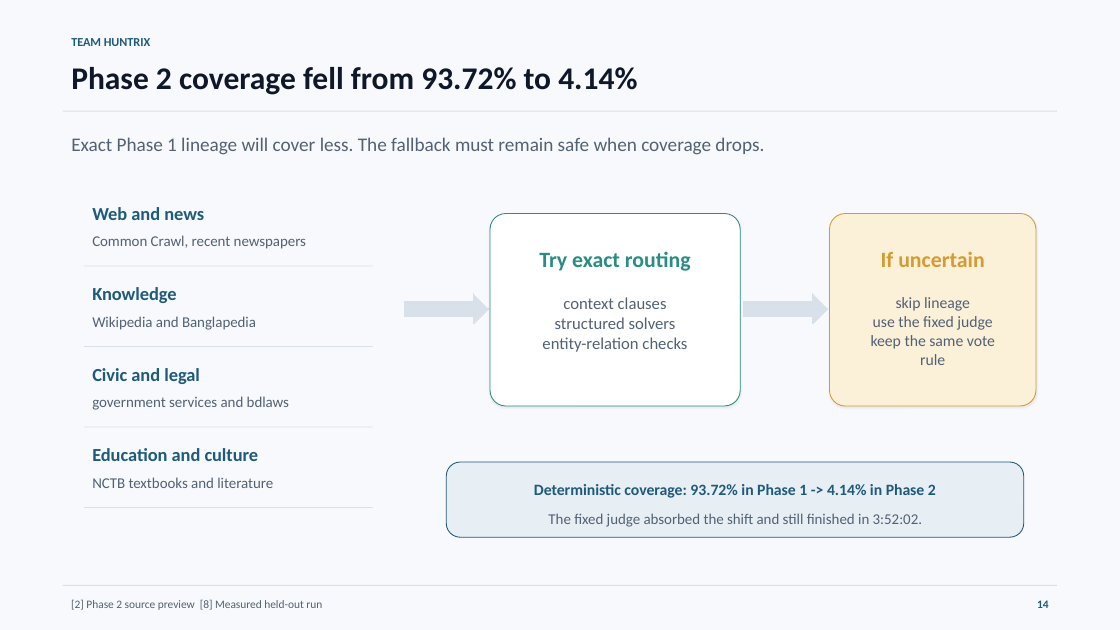
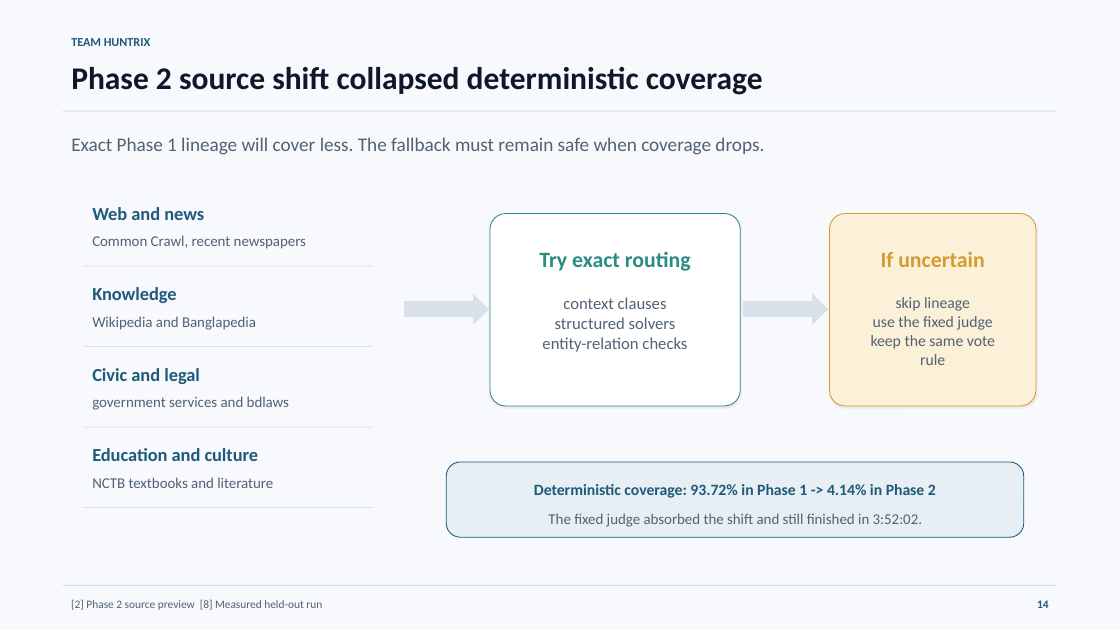
Before and after one commit to Seyamalam/bengali-hallucination-v91-submission, a slide deck: slide 14 of presentation/Huntrix_Final_Presentation.pptx. Drawn at 1120x630 pixels with LibreOffice and Linux fonts; fonts in the diff are those of the drawing. Boxes give left, top, right and bottom in pixels: in the first picture for what was removed or moved away, otherwise in the second. Text is boxed around its words. In the diff, an @@ line names an element or a change of style, - is before the commit and + after.

```diff
--- a/presentation/Huntrix_Final_Presentation.pptx
+++ b/presentation/Huntrix_Final_Presentation.pptx
@@ text at [71,67,763,95]: text changed @@
-Phase 2 coverage fell from 93.72% to 4.14%
+Phase 2 source shift collapsed deterministic coverage
```
Also in this commit, not shown: 4 other slides changed, 4 other files.
